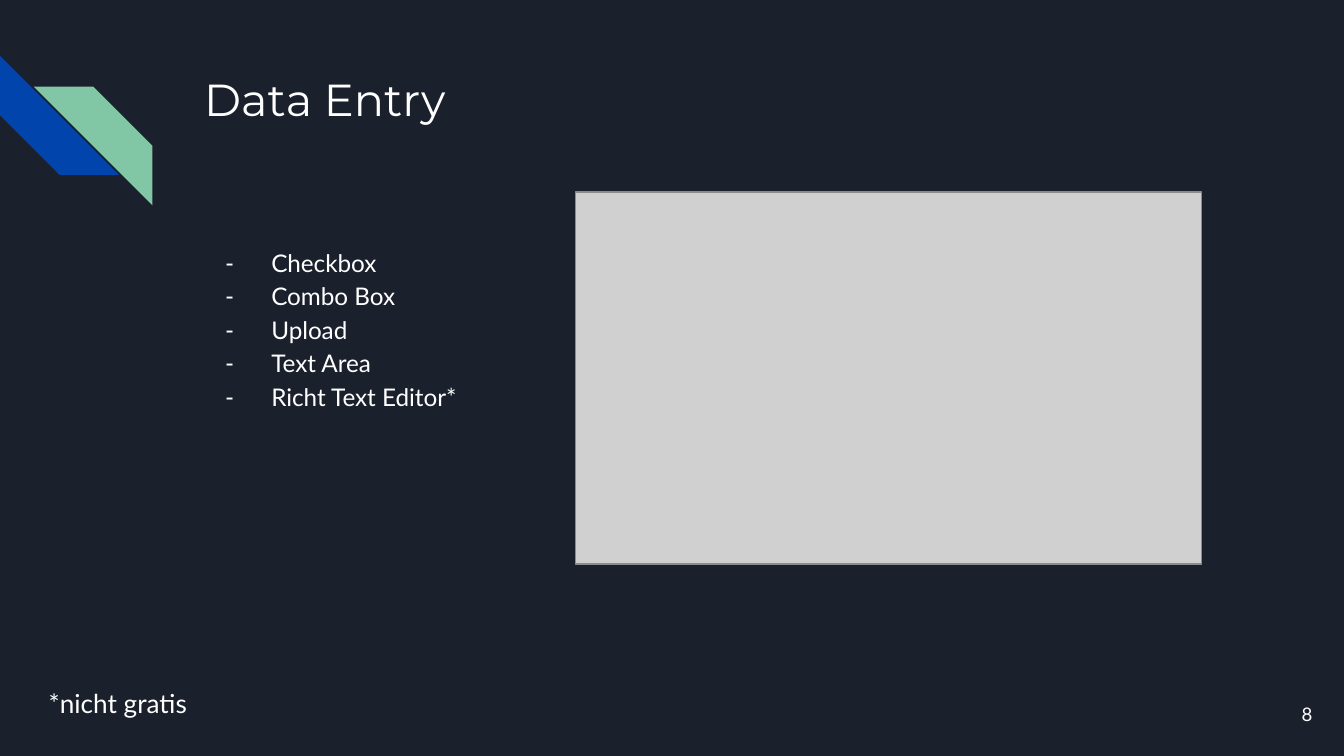
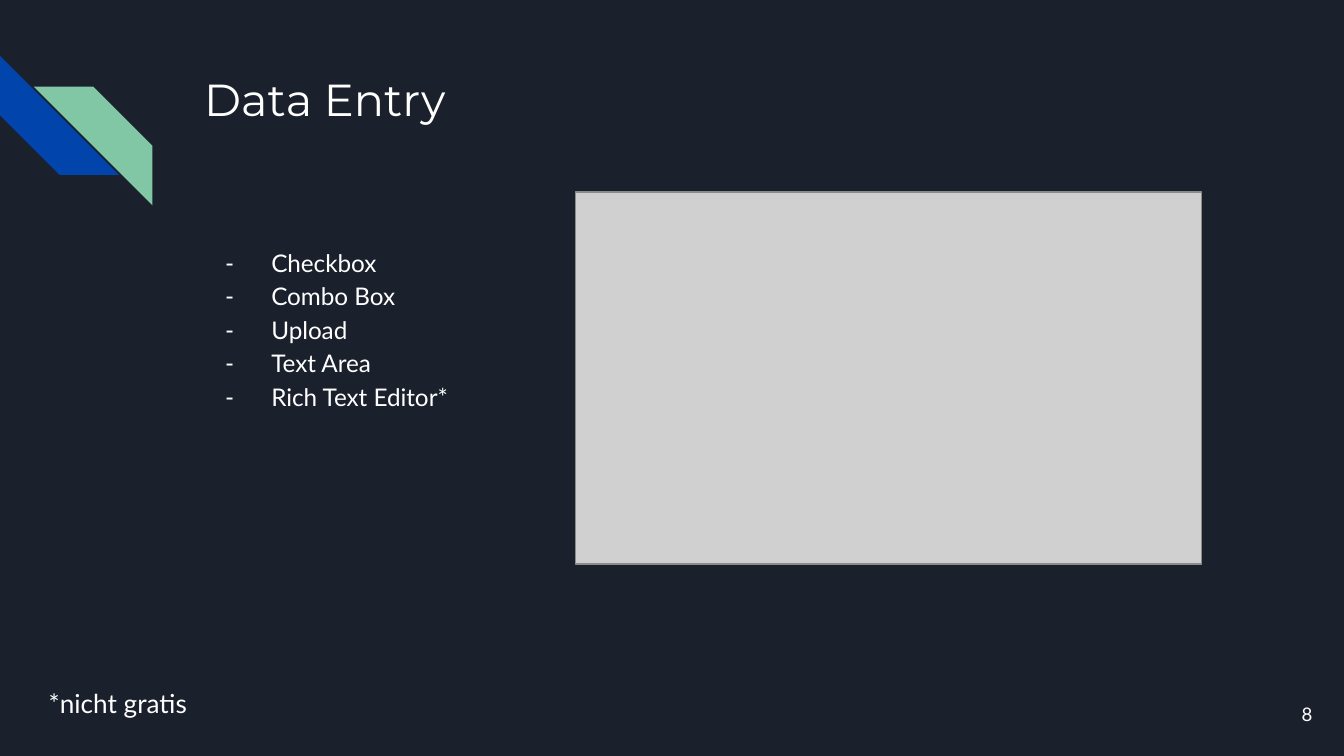
Before and after one commit to Raboro/dhbwka-software-engineering-vaadin, a slide deck: slide 8 of Vaadin.pptx. Drawn at 1344x756 pixels with LibreOffice and Linux fonts; fonts in the diff are those of the drawing; grey boxes stand for pictures. Boxes give left, top, right and bottom in pixels: in the first picture for what was removed or moved away, otherwise in the second. Text is boxed around its words. In the diff, an @@ line names an element or a change of style, - is before the commit and + after.

```diff
--- a/Vaadin.pptx
+++ b/Vaadin.pptx
@@ text at [271, 387, 448, 406]: text changed @@
-– Richt Text Editor*
+– Rich Text Editor*
```
Also in this commit, not shown: 1 other file.
